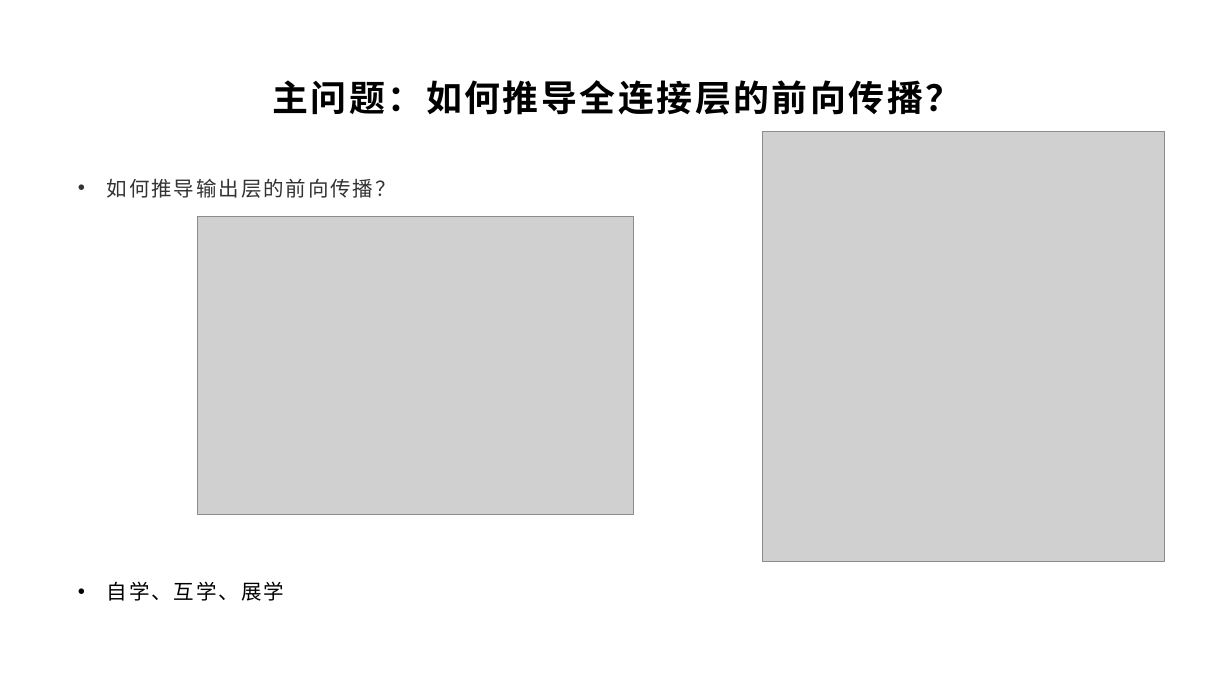
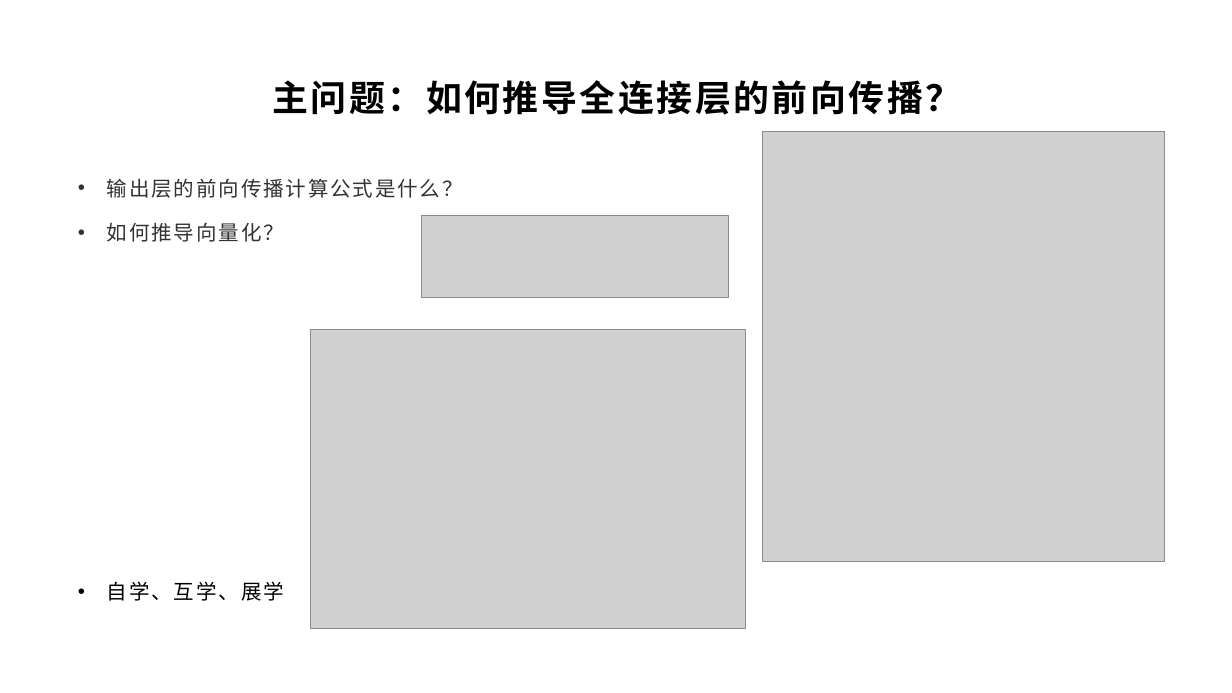
Before and after one commit to yyc-git/DeepLearningEdu, a slide deck: slide 9 of lessons/3_derivation/ppt/全连接层的前向和后向传播推导（中）.pptx. Drawn at 1232x693 pixels with LibreOffice and Linux fonts; fonts in the diff are those of the drawing; grey boxes stand for pictures; background and template pictures are left out. Boxes give left, top, right and bottom in pixels: in the first picture for what was removed or moved away, otherwise in the second. Text is boxed around its words. In the diff, an @@ line names an element or a change of style, - is before the commit and + after.

```diff
--- a/lessons/3_derivation/ppt/全连接层的前向和后向传播推导（中）.pptx
+++ b/lessons/3_derivation/ppt/全连接层的前向和后向传播推导（中）.pptx
@@ text at <box>107,178,463,242</box>: text changed @@
-• 如何推导输出层的前向传播？
+• 输出层的前向传播计算公式是什么？
+• 如何推导向量化？
@@ picture added at <box>421,215,728,298</box> @@
@@ picture: place and size @@
-picture at <box>198,216,633,515</box>
+picture at <box>311,330,746,628</box>
```
Also in this commit, not shown: 4 other slides changed, 7 other files.
